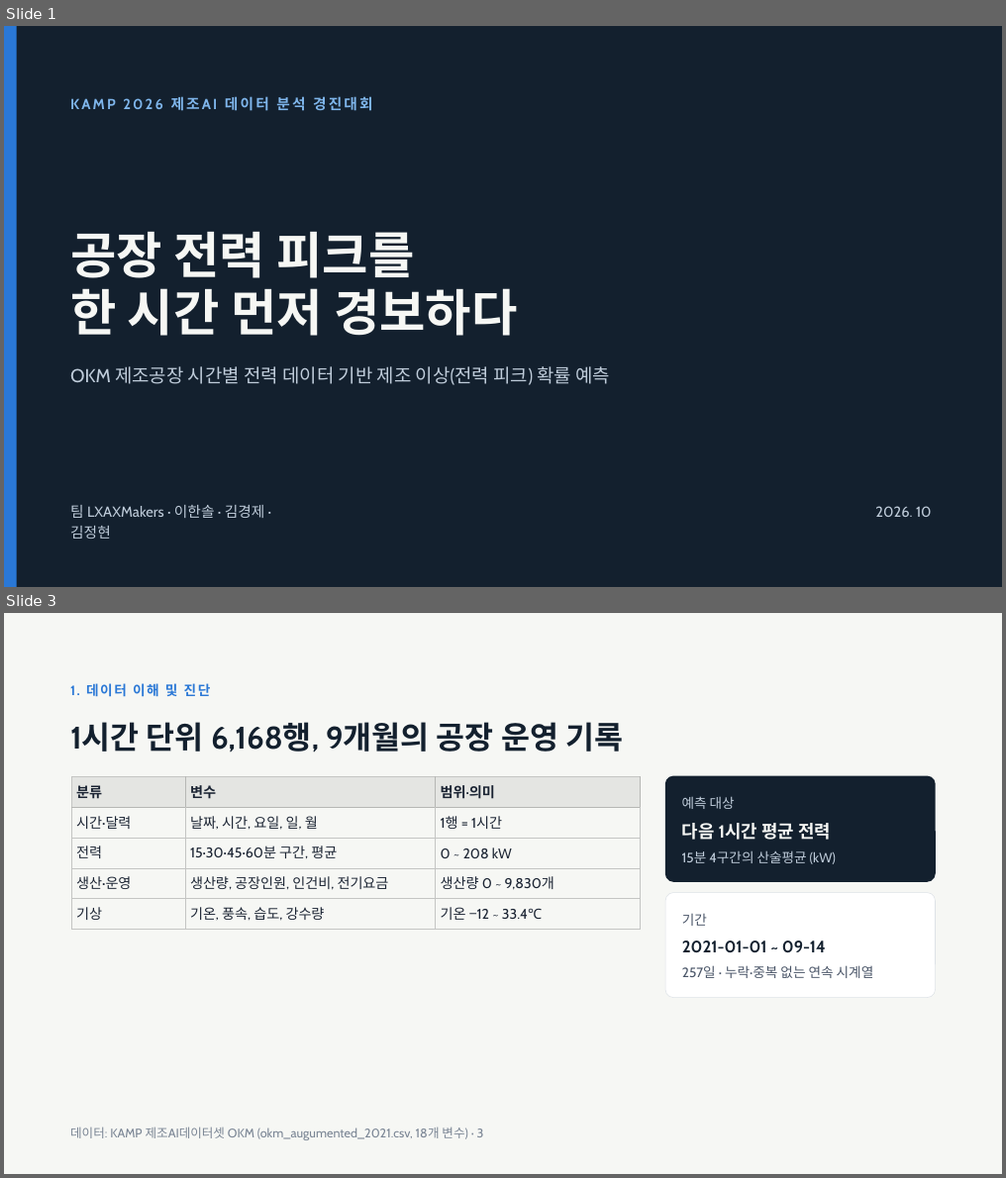
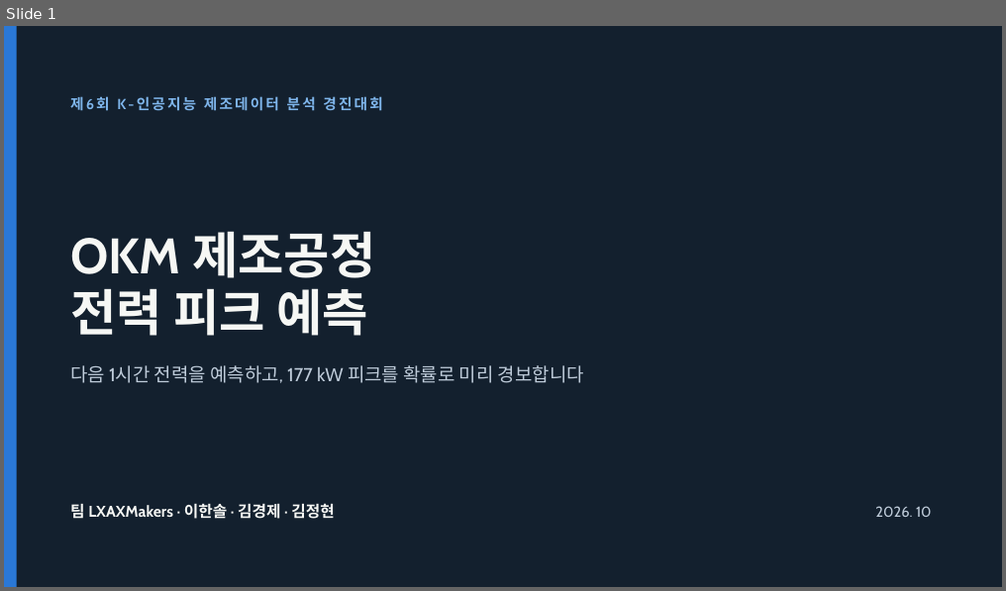
Before and after one commit to jgi0117/KAMP-Competition, a slide deck: docs/presentation/OKM 전력 피크 예측 발표.pptx. Shown one above the other, each under a label of ours: slides 1 and 3 before the commit, slide 1 after it; the slides between them are not shown. The pictures are 1006x1178 and 1006x591 pixels, drawn with LibreOffice and Linux fonts; fonts in the diff are those of the drawing. Boxes give left, top, right and bottom in pixels: in the first picture for what was removed or moved away, otherwise in the second. Text is boxed around its words. In the diff, an @@ line names an element or a change of style, - is before the commit and + after.

```diff
--- a/docs/presentation/OKM 전력 피크 예측 발표.pptx
+++ b/docs/presentation/OKM 전력 피크 예측 발표.pptx
@@ slide 3 removed at [4,613,1002,1174], background #F6F7F4 @@
@@ text removed at [70,683,211,697] @@
-1. 데이터 이해 및 진단
@@ title removed at [70,722,623,753] @@
-1시간 단위 6,168행, 9개월의 공장 운영 기록
@@ table removed at [71,777,640,930], 5 rows, 3 columns @@
-분류 | 변수 | 범위·의미
-시간·달력 | 날짜, 시간, 요일, 일, 월 | 1행 = 1시간
-전력 | 15·30·45·60분 구간, 평균 | 0 ~ 208 kW
-생산·운영 | 생산량, 공장인원, 인건비, 전기요금 | 생산량 0 ~ 9,830개
-기상 | 기온, 풍속, 습도, 강수량 | 기온 −12 ~ 33.4℃
@@ rounded rectangle removed at [665,776,936,882] @@
@@ text removed at [682,796,735,809] @@
-예측 대상
@@ text removed at [682,823,831,840] @@
-다음 1시간 평균 전력
@@ text removed at [682,852,836,864] @@
-15분 4구간의 산술평균 (kW)
@@ rounded rectangle removed at [665,893,936,998] @@
@@ text removed at [682,914,707,926] @@
-기간
@@ text removed at [682,941,826,954] @@
-2021-01-01 ~ 09-14
@@ text removed at [682,965,874,978] @@
-257일 · 누락·중복 없는 연속 시계열
@@ text removed at [70,1127,484,1141] @@
-데이터: KAMP 제조AI데이터셋 OKM (okm_augumented_2021.csv, 18개 변수) · 3
@@ slide 1 changed as well @@
@@ text at [70,96,383,111]: text changed @@
-KAMP 2026 제조AI 데이터 분석 경진대회
+제6회 K-인공지능 제조데이터 분석 경진대회
@@ title at [70,231,375,336]: text changed @@
-공장 전력 피크를
-한 시간 먼저 경보하다
+OKM 제조공정
+전력 피크 예측
@@ text at [70,366,584,383]: text changed @@
-OKM 제조공장 시간별 전력 데이터 기반 제조 이상(전력 피크) 확률 예측
+다음 1시간 전력을 예측하고, 177 kW 피크를 확률로 미리 경보합니다
@@ text "팀 LXAXMakers · 이한솔 · ..." at [70,503,334,519]: size 14 to 15 pt, text colour #BFCCDA to #F6F7F4, bold on; line spacing 19.6pt to 21pt @@
```
Also in this commit, not shown: 3 other slides changed, 22 slides added, 15 other slides removed.
